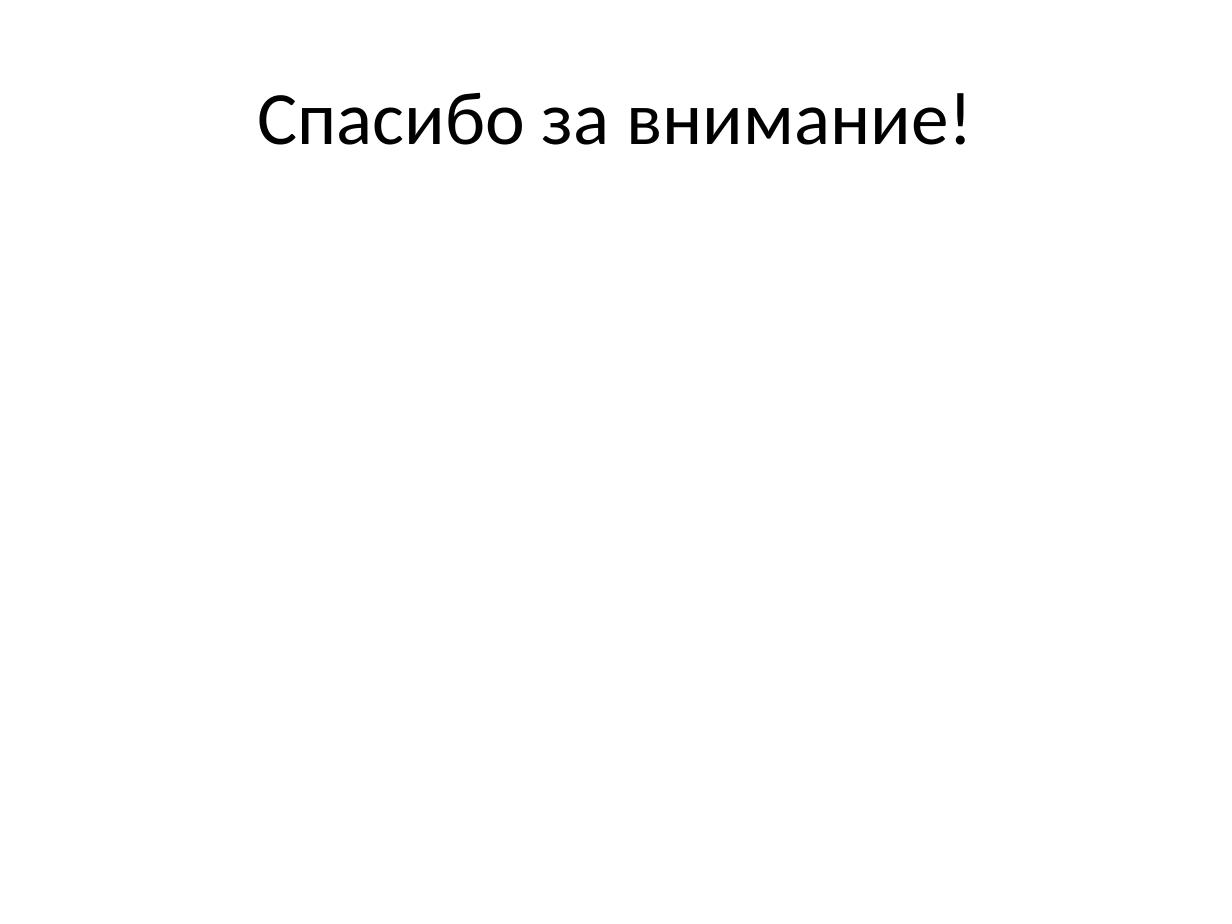
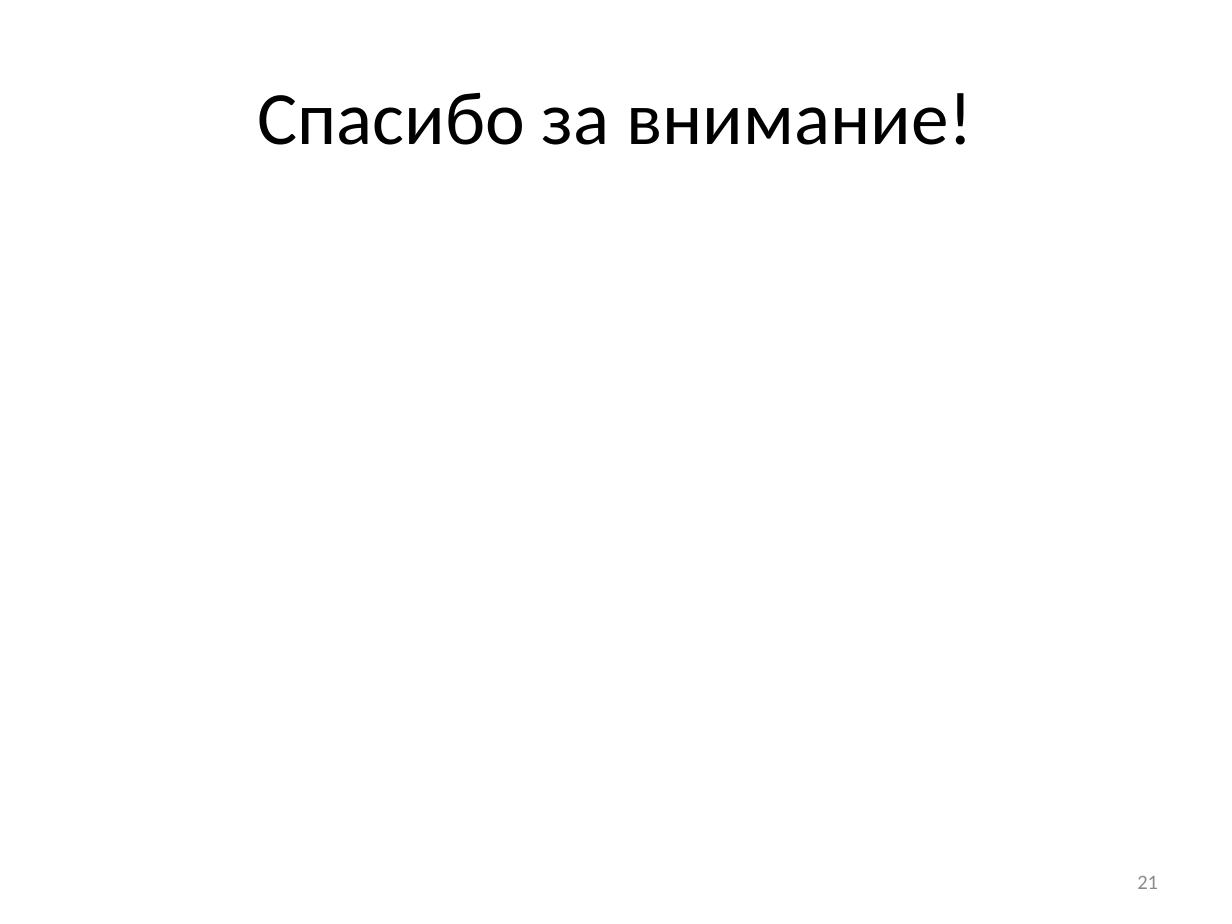
Before and after one commit to geo2tag/geocube, a slide deck: slide 21 of Диплом презентация.pptx (slide 25 before the commit). Drawn at 1232x924 pixels with LibreOffice and Linux fonts; fonts in the diff are those of the drawing. Boxes give left, top, right and bottom in pixels: in the first picture for what was removed or moved away, otherwise in the second. Text is boxed around its words. In the diff, an @@ line names an element or a change of style, - is before the commit and + after.

```diff
--- a/Диплом презентация.pptx
+++ b/Диплом презентация.pptx
@@ page number added at (1137,876,1158,889), 12 pt, text #8C8C8C @@
+21
```
Also in this commit, not shown: 19 other slides changed, 1 slide added, 5 slides removed, 3 other files.
